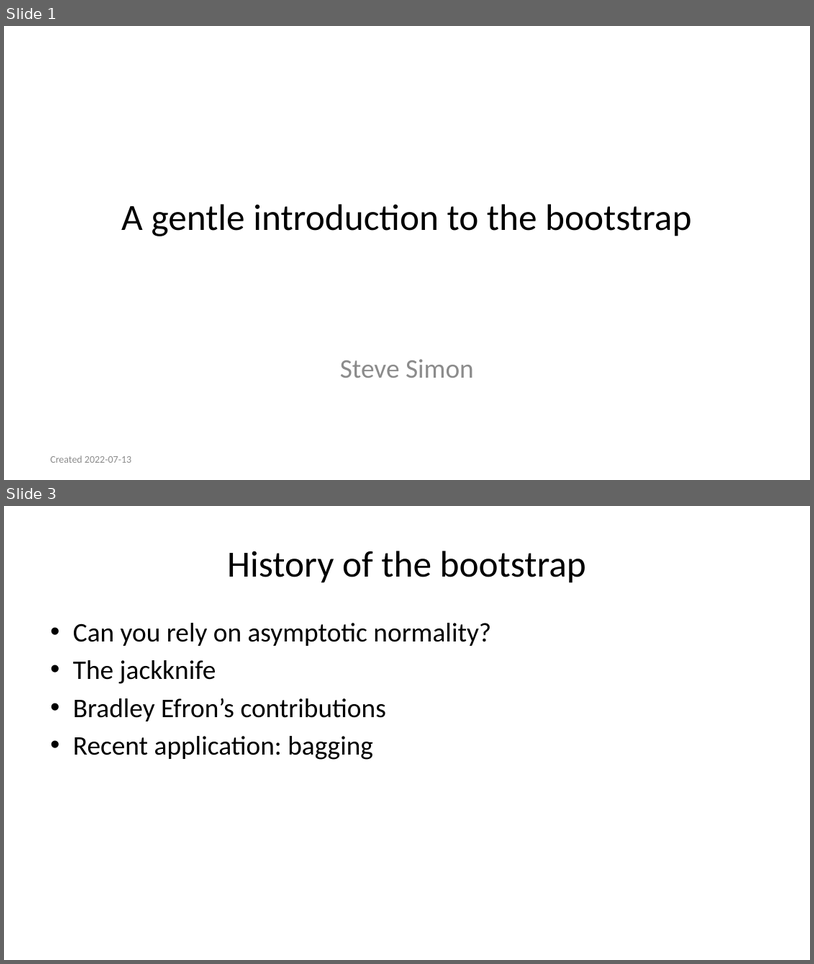
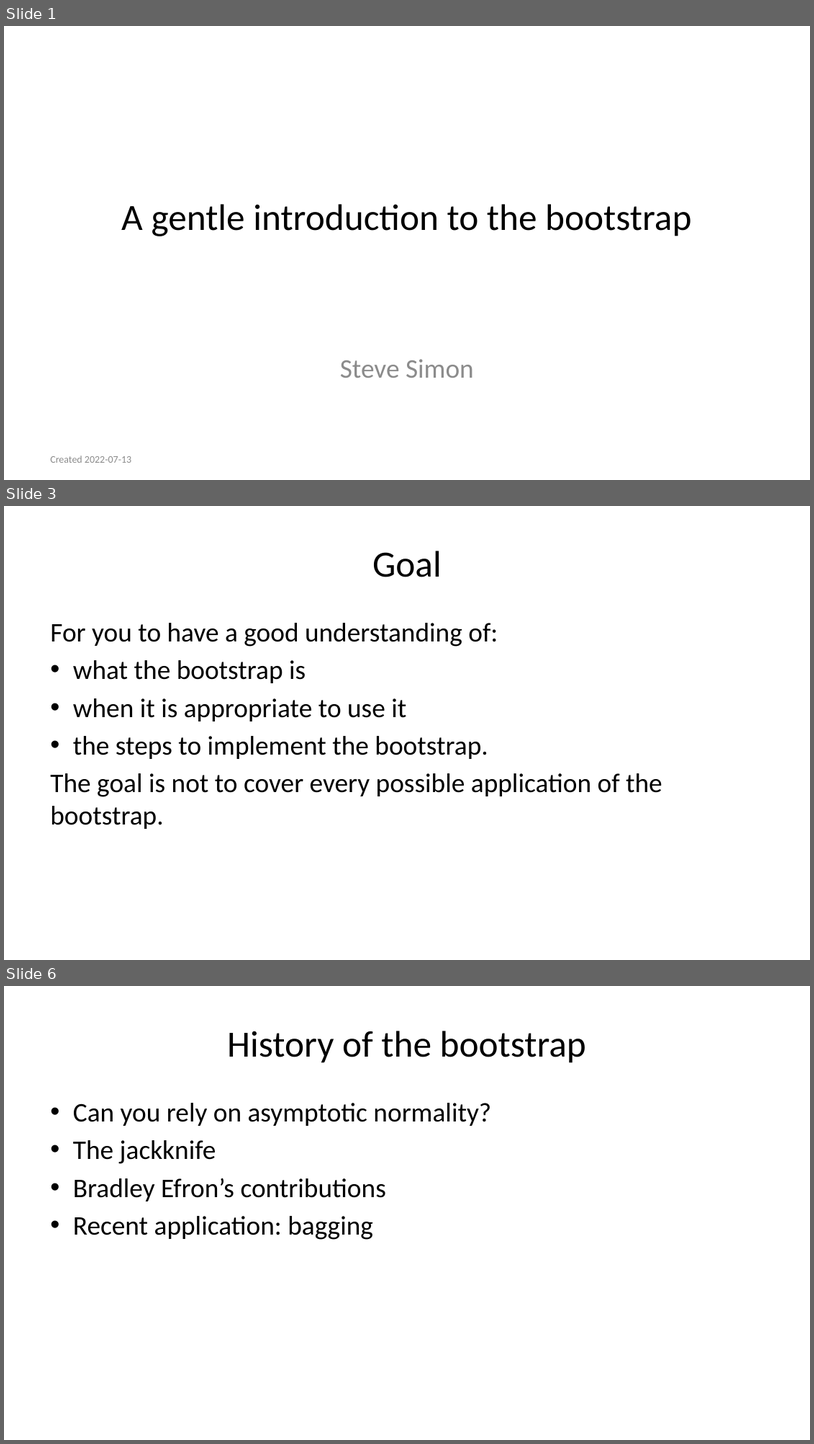
Before and after one commit to pmean/papers-and-presentations, a slide deck: bootstrap/src/bootstrap-slides.pptx. Shown one above the other, each under a label of ours: slides 1 and 3 before the commit, slides 1, 3 and 6 after it; the slides between them are not shown. The pictures are 814x964 and 814x1444 pixels, drawn with LibreOffice and Linux fonts; fonts in the diff are those of the drawing. Boxes give left, top, right and bottom in pixels: in the first picture for what was removed or moved away, otherwise in the second. Text is boxed around its words. In the diff, an @@ line names an element or a change of style, - is before the commit and + after.

```diff
--- a/bootstrap/src/bootstrap-slides.pptx
+++ b/bootstrap/src/bootstrap-slides.pptx
@@ slide 3 added at (4, 506, 810, 960), background #FFFFFF @@
@@ title added at (373, 551, 442, 577), 44 pt, text #000000 @@
+Goal
@@ text added at (50, 623, 663, 829), 32 pt, text #000000 @@
+For you to have a good understanding of:
+• what the bootstrap is
+• when it is appropriate to use it
+• the steps to implement the bootstrap.
+The goal is not to cover every possible application of the bootstrap.
@@ what was slide 3 is now slide 6 @@
```
Also in this commit, not shown: 5 slides changed, 4 other slides added, 1 slide removed, 3 other files.
